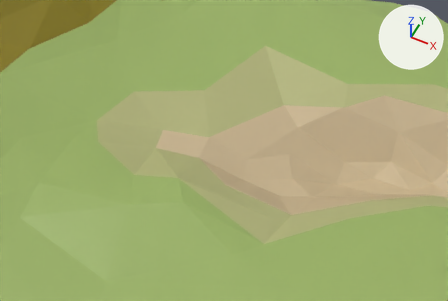
Two versions of the Blender file DevRes/Models/World1Island.blend, one commit apart.
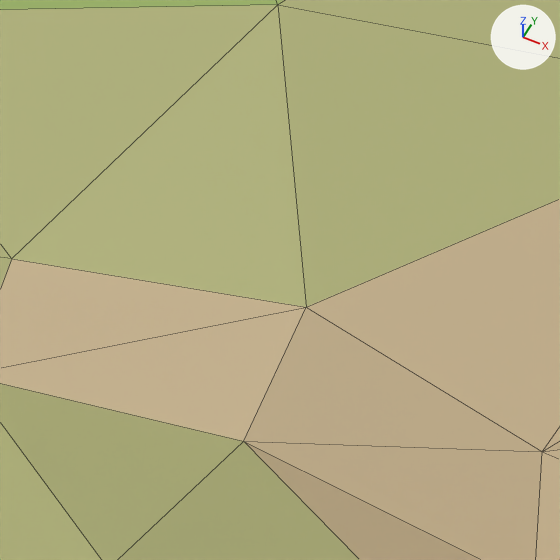
There are two pictures of each version: one from a camera (50 mm lens) standing at (58.9, -67.0, 95.9) and looking at (19.9, 11.0, -1.6), one close up on the part from 36% to 55% of the width and 30% to 59% of the height. The lights are fixed; the arrows at upper right show +X, +Y and +Z. The close-ups show mesh edges as thin lines.
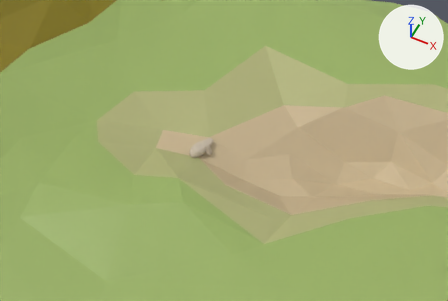
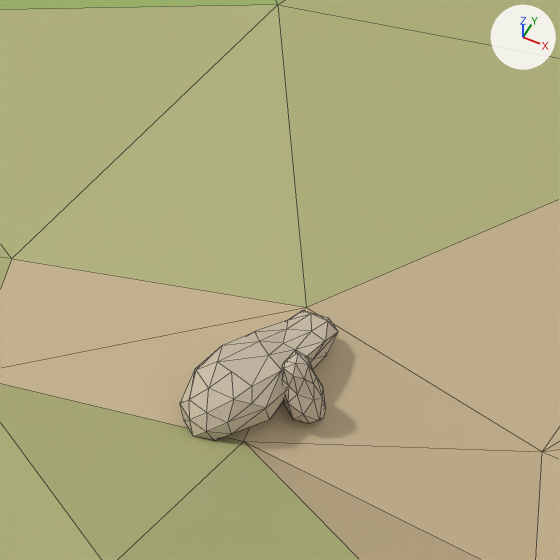
Patch to the scene script:
```diff
--- a/DevRes/Models/World1Island.blend.py
+++ b/DevRes/Models/World1Island.blend.py
@@ mat_stone_001 @@
+mat_stone_001 = principled_material('Stone.001')
+mat_stone_001.base_color = (0.604, 0.525, 0.415)  # light grey #ccc0ac
+mat_stone_001.roughness = 0.9
+mat_stone_001.specular_ior_level = 0.0
@@ mat_stone @@
+mat_stone = principled_material('Stone')
+mat_stone.base_color = (0.604, 0.525, 0.415)  # light grey #ccc0ac
+mat_stone.roughness = 0.9
+mat_stone.specular_ior_level = 0.0
@@ me_icosphere_010 @@
+me_icosphere_010.from_pydata(...)  # 54 vertices, 102 faces; spans x -1.75..1.19, y -1.38..0.98, z -0.06..2.12
+me_icosphere_010.materials.append(mat_stone_001)  # light grey #ccc0ac
@@ me_icosphere_009 @@
+me_icosphere_009.from_pydata(...)  # 54 vertices, 102 faces; spans x -1.75..1.19, y -1.38..0.98, z -0.06..2.12
+me_icosphere_009.materials.append(mat_stone)  # light grey #ccc0ac
@@ ob_icosphere_002 @@
+ob_icosphere_002 = bpy.data.objects.new('Icosphere.002', me_icosphere_010)
+ob_icosphere_002.location = (17.56, 9.29, -1.24)
+ob_icosphere_002.rotation_euler = (4.37, 2.982, -1.548)  # degrees (250, 171, -89)
+ob_icosphere_002.scale = (-0.613, -1.09, -0.531)
@@ ob_icosphere_001 @@
+ob_icosphere_001 = bpy.data.objects.new('Icosphere.001', me_icosphere_009)
+ob_icosphere_001.location = (15.58, 8.67, -2.08)
+ob_icosphere_001.rotation_euler = (0.258, 3.132, -0.0409)  # degrees (15, 179, -2.3)
+ob_icosphere_001.scale = (-1.0, -3.22, -1.0)
```

Pixel boxes [x1, y1, x2, y2] of what changed, in the close-ups (560 x 560 px):
'Icosphere.001', added: after [180, 310, 338, 440]
'Icosphere.002', added: after [282, 350, 326, 424]
